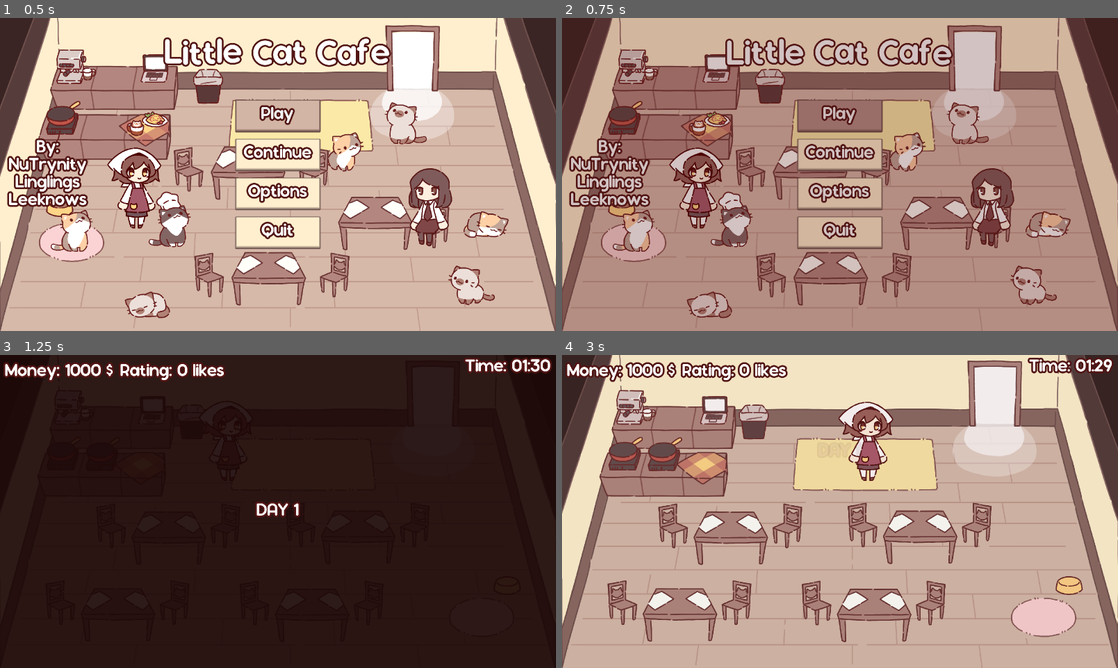
Above: before the commit, frames 1-4 (two rows, left to right).
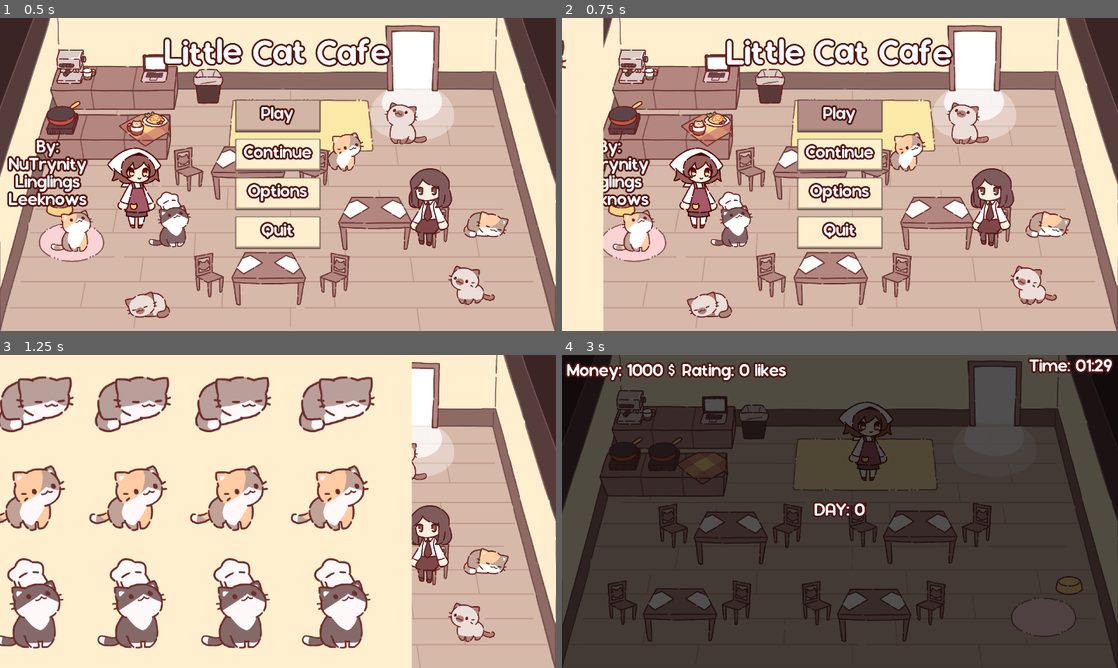
Above: after the commit, the same moments.

Repository: NuTrynity/Little-Cat-Cafe
Game: Godot game, scene res://Nodes/UI/main_menu.tscn
Two runs of this game, one before a commit and one after it. Both use one fixed random seed, a clock stepped at 60 frames per second and the inputs below.
Inputs (mouse positions are in pixels of both pictures, inside the frame that each line leads up to):
- Up to frame 1 (0.5 s): no input
- Up to frame 2 (0.75 s): click "Play" at 0.5 s
- Up to frame 3 (1.25 s): no input
- Up to frame 4 (3 s): click (840, 452) at 1.25 s, where only the run after the commit has a clickable "Play"; move the mouse to (962, 495) at 2.02 s; hold Right (move_right) 2.03-2.75 s; hold E (interact) 2.03-2.75 s; click (962, 495) at 2.17 s; drag from (728, 527) to (995, 426) at 2.77 s

Frame 1 is identical in both runs. In frame 2, 84% of the frame differs, in the area x 0-100%, y 0-100%; in frame 3, 100%; in frame 4, 98%.

Commit message:
added a new transition animation and readying the result screen update

Diff:
--- a/Nodes/UI/game_condition.tscn
+++ b/Nodes/UI/game_condition.tscn
@@ -1,16 +1,9 @@
-[gd_scene load_steps=12 format=3 uid="uid://j8ettgplafog"]
+[gd_scene load_steps=9 format=3 uid="uid://j8ettgplafog"]
 
 [ext_resource type="Theme" uid="uid://cre74qu5ppyhh" path="res://Assets/Theme/main_menu.tres" id="1_6njis"]
 [ext_resource type="Script" path="res://Scripts/UIScripts/game_condition.gd" id="1_earey"]
 [ext_resource type="Resource" uid="uid://d0ojrka58d027" path="res://CustomResources/GameManager.tres" id="3_38cef"]
 [ext_resource type="Resource" uid="uid://bgrjpjih4rwxy" path="res://CustomResources/PlayerMeal.tres" id="3_mtk45"]
-
-[sub_resource type="StyleBoxFlat" id="StyleBoxFlat_7jvi7"]
-content_margin_left = 0.0
-content_margin_top = 0.0
-content_margin_right = 0.0
-content_margin_bottom = 0.0
-bg_color = Color(0.392157, 1, 0.478431, 1)
 
 [sub_resource type="Animation" id="Animation_xderw"]
 resource_name = "Game_Over"
@@ -99,165 +92,6 @@
 "update": 1,
 "values": [8]
 }
-tracks/7/type = "value"
-tracks/7/imported = false
-tracks/7/enabled = true
-tracks/7/path = NodePath("Results:visible")
-tracks/7/interp = 1
-tracks/7/loop_wrap = true
-tracks/7/keys = {
-"times": PackedFloat32Array(0),
-"transitions": PackedFloat32Array(1),
-"update": 1,
-"values": [false]
-}
-
-[sub_resource type="Animation" id="Animation_2o6qx"]
-resource_name = "Game_Win"
-tracks/0/type = "value"
-tracks/0/imported = false
-tracks/0/enabled = true
-tracks/0/path = NodePath("Background:visible")
-tracks/0/interp = 1
-tracks/0/loop_wrap = true
-tracks/0/keys = {
-"times": PackedFloat32Array(0),
-"transitions": PackedFloat32Array(1),
-"update": 1,
-"values": [true]
-}
-tracks/1/type = "value"
-tracks/1/imported = false
-tracks/1/enabled = true
-tracks/1/path = NodePath("ConditionText:size")
-tracks/1/interp = 1
-tracks/1/loop_wrap = true
-tracks/1/keys = {
-"times": PackedFloat32Array(0),
-"transitions": PackedFloat32Array(1),
-"update": 0,
-"values": [Vector2(650, 132)]
-}
-tracks/2/type = "value"
-tracks/2/imported = false
-tracks/2/enabled = true
-tracks/2/path = NodePath("ConditionText:position")
-tracks/2/interp = 1
-tracks/2/loop_wrap = true
-tracks/2/keys = {
-"times": PackedFloat32Array(0),
-"transitions": PackedFloat32Array(1),
-"update": 0,
-"values": [Vector2(955, 218)]
-}
-tracks/3/type = "value"
-tracks/3/imported = false
-tracks/3/enabled = true
-tracks/3/path = NodePath("Results:visible")
-tracks/3/interp = 1
-tracks/3/loop_wrap = true
-tracks/3/keys = {
-"times": PackedFloat32Array(0),
-"transitions": PackedFloat32Array(1),
-"update": 1,
-"values": [true]
-}
-tracks/4/type = "value"
-tracks/4/imported = false
-tracks/4/enabled = true
-tracks/4/path = NodePath("Results:position")
-tracks/4/interp = 1
-tracks/4/loop_wrap = true
-tracks/4/keys = {
-"times": PackedFloat32Array(0),
-"transitions": PackedFloat32Array(1),
-"update": 0,
-"values": [Vector2(988.5, 482)]
-}
-tracks/5/type = "value"
-tracks/5/imported = false
-tracks/5/enabled = true
-tracks/5/path = NodePath("Results:size")
-tracks/5/interp = 1
-tracks/5/loop_wrap = true
-tracks/5/keys = {
-"times": PackedFloat32Array(0),
-"transitions": PackedFloat32Array(1),
-"update": 0,
-"values": [Vector2(583, 476)]
-}
-tracks/6/type = "value"
-tracks/6/imported = false
-tracks/6/enabled = true
-tracks/6/path = NodePath("Results/Label/RatingBar:theme_override_styles/fill:bg_color")
-tracks/6/interp = 2
-tracks/6/loop_wrap = true
-tracks/6/keys = {
-"times": PackedFloat32Array(0, 0.3, 1),
-"transitions": PackedFloat32Array(1, 1, 1),
-"update": 0,
-"values": [Color(0.392157, 1, 0.478431, 1), Color(1, 1, 1, 1), Color(0.392157, 1, 0.478431, 1)]
-}
-tracks/7/type = "value"
-tracks/7/imported = false
-tracks/7/enabled = true
-tracks/7/path = NodePath("Results/Label/RatingBar:theme_override_styles/fill:expand_margin_left")
-tracks/7/interp = 2
-tracks/7/loop_wrap = true
-tracks/7/keys = {
-"times": PackedFloat32Array(0, 0.3, 1),
-"transitions": PackedFloat32Array(1, 1, 1),
-"update": 0,
-"values": [0.0, 30.0, 0.0]
-}
-tracks/8/type = "value"
-tracks/8/imported = false
-tracks/8/enabled = true
-tracks/8/path = NodePath("Results/Label/RatingBar:theme_override_styles/fill:expand_margin_top")
-tracks/8/interp = 2
-tracks/8/loop_wrap = true
-tracks/8/keys = {
-"times": PackedFloat32Array(0, 0.3, 1),
-"transitions": PackedFloat32Array(1, 1, 1),
-"update": 0,
-"values": [0.0, 30.0, 0.0]
-}
-tracks/9/type = "value"
-tracks/9/imported = false
-tracks/9/enabled = true
-tracks/9/path = NodePath("Results/Label/RatingBar:theme_override_styles/fill:expand_margin_right")
-tracks/9/interp = 2
-tracks/9/loop_wrap = true
-tracks/9/keys = {
-"times": PackedFloat32Array(0, 0.3, 1),
-"transitions": PackedFloat32Array(1, 1, 1),
-"update": 0,
-"values": [0.0, 30.0, 0.0]
-}
-tracks/10/type = "value"
-tracks/10/imported = false
-tracks/10/enabled = true
-tracks/10/path = NodePath("Results/Label/RatingBar:theme_override_styles/fill:expand_margin_bottom")
-tracks/10/interp = 2
-tracks/10/loop_wrap = true
-tracks/10/keys = {
-"times": PackedFloat32Array(0, 0.3, 1),
-"transitions": PackedFloat32Array(1, 1, 1),
-"update": 0,
-"values": [0.0, 30.0, 0.0]
-}
-tracks/11/type = "value"
-tracks/11/imported = false
-tracks/11/enabled = true
-tracks/11/path = NodePath("DayLabel:visible")
-tracks/11/interp = 1
-tracks/11/loop_wrap = true
-tracks/11/keys = {
-"times": PackedFloat32Array(0),
-"transitions": PackedFloat32Array(1),
-"update": 1,
-"values": [false]
-}
 
 [sub_resource type="Animation" id="Animation_i4dsi"]
 length = 0.001
@@ -312,7 +146,7 @@
 tracks/4/type = "value"
 tracks/4/imported = false
 tracks/4/enabled = true
-tracks/4/path = NodePath("Results:visible")
+tracks/4/path = NodePath("Background:visible")
 tracks/4/interp = 1
 tracks/4/loop_wrap = true
 tracks/4/keys = {
@@ -324,7 +158,7 @@
 tracks/5/type = "value"
 tracks/5/imported = false
 tracks/5/enabled = true
-tracks/5/path = NodePath("Background:visible")
+tracks/5/path = NodePath("ConditionText:visible")
 tracks/5/interp = 1
 tracks/5/loop_wrap = true
 tracks/5/keys = {
@@ -332,201 +166,6 @@
 "transitions": PackedFloat32Array(1),
 "update": 1,
 "values": [false]
-}
-tracks/6/type = "value"
-tracks/6/imported = false
-tracks/6/enabled = true
-tracks/6/path = NodePath("ConditionText:visible")
-tracks/6/interp = 1
-tracks/6/loop_wrap = true
-tracks/6/keys = {
-"times": PackedFloat32Array(0),
-"transitions": PackedFloat32Array(1),
-"update": 1,
-"values": [false]
-}
-tracks/7/type = "value"
-tracks/7/imported = false
-tracks/7/enabled = true
-tracks/7/path = NodePath("ConditionText:anchors_preset")
-tracks/7/interp = 1
-tracks/7/loop_wrap = true
-tracks/7/keys = {
-"times": PackedFloat32Array(0),
-"transitions": PackedFloat32Array(1),
-"update": 1,
-"values": [8]
-}
-tracks/8/type = "value"
-tracks/8/imported = false
-tracks/8/enabled = true
-tracks/8/path = NodePath("ConditionText:modulate")
-tracks/8/interp = 1
-tracks/8/loop_wrap = true
-tracks/8/keys = {
-"times": PackedFloat32Array(0),
-"transitions": PackedFloat32Array(1),
-"update": 0,
-"values": [Color(1, 1, 1, 1)]
-}
-tracks/9/type = "value"
-tracks/9/imported = false
-tracks/9/enabled = true
-tracks/9/path = NodePath("ConditionText:scale")
-tracks/9/interp = 1
-tracks/9/loop_wrap = true
-tracks/9/keys = {
-"times": PackedFloat32Array(0),
-"transitions": PackedFloat32Array(1),
-"update": 0,
-"values": [Vector2(1, 1)]
-}
-tracks/10/type = "value"
-tracks/10/imported = false
-tracks/10/enabled = true
-tracks/10/path = NodePath("Results/Label/RatingBar:theme_override_styles/fill:bg_color")
-tracks/10/interp = 1
-tracks/10/loop_wrap = true
-tracks/10/keys = {
-"times": PackedFloat32Array(0),
-"transitions": PackedFloat32Array(1),
-"update": 0,
-"values": [Color(0.392157, 1, 0.478431, 1)]
-}
-tracks/11/type = "value"
-tracks/11/imported = false
-tracks/11/enabled = true
-tracks/11/path = NodePath("Results/Label/RatingBar:theme_override_styles/fill:expand_margin_left")
-tracks/11/interp = 1
-tracks/11/loop_wrap = true
-tracks/11/keys = {
-"times": PackedFloat32Array(0),
-"transitions": PackedFloat32Array(1),
-"update": 0,
-"values": [0.0]
-}
-tracks/12/type = "value"
-tracks/12/imported = false
-tracks/12/enabled = true
-tracks/12/path = NodePath("Results/Label/RatingBar:theme_override_styles/fill:expand_margin_top")
-tracks/12/interp = 1
-tracks/12/loop_wrap = true
-tracks/12/keys = {
-"times": PackedFloat32Array(0),
-"transitions": PackedFloat32Array(1),
-"update": 0,
-"values": [0.0]
-}
-tracks/13/type = "value"
-tracks/13/imported = false
-tracks/13/enabled = true
-tracks/13/path = NodePath("Results/Label/RatingBar:theme_override_styles/fill:expand_margin_right")
-tracks/13/interp = 1
-tracks/13/loop_wrap = true
-tracks/13/keys = {
-"times": PackedFloat32Array(0),
-"transitions": PackedFloat32Array(1),
-"update": 0,
-"values": [0.0]
-}
-tracks/14/type = "value"
-tracks/14/imported = false
-tracks/14/enabled = true
-tracks/14/path = NodePath("Results/Label/RatingBar:theme_override_styles/fill:expand_margin_bottom")
-tracks/14/interp = 1
-tracks/14/loop_wrap = true
-tracks/14/keys = {
-"times": PackedFloat32Array(0),
-"transitions": PackedFloat32Array(1),
-"update": 0,
-"values": [0.0]
-}
-tracks/15/type = "value"
-tracks/15/imported = false
-tracks/15/enabled = true
-tracks/15/path = NodePath("Results:anchors_preset")
-tracks/15/interp = 1
-tracks/15/loop_wrap = true
-tracks/15/keys = {
-"times": PackedFloat32Array(0),
-"transitions": PackedFloat32Array(1),
-"update": 1,
-"values": [8]
-}
-
-[sub_resource type="Animation" id="Animation_xx25v"]
-resource_name = "Results"
-tracks/0/type = "value"
-tracks/0/imported = false
-tracks/0/enabled = true
-tracks/0/path = NodePath("Background:modulate")
-tracks/0/interp = 1
-tracks/0/loop_wrap = true
-tracks/0/keys = {
-"times": PackedFloat32Array(0),
-"transitions": PackedFloat32Array(1),
-"update": 0,
-"values": [Color(1, 1, 1, 1)]
-}
-tracks/1/type = "value"
-tracks/1/imported = false
-tracks/1/enabled = true
-tracks/1/path = NodePath("ConditionText:position")
-tracks/1/interp = 2
-tracks/1/loop_wrap = true
-tracks/1/keys = {
-"times": PackedFloat32Array(0, 1),
-"transitions": PackedFloat32Array(1, 1),
-"update": 0,
-"values": [Vector2(955, 654), Vector2(955, 218)]
-}
-tracks/2/type = "value"
-tracks/2/imported = false
-tracks/2/enabled = true
-tracks/2/path = NodePath("Results:modulate")
-tracks/2/interp = 2
-tracks/2/loop_wrap = true
-tracks/2/keys = {
-"times": PackedFloat32Array(0.3, 1),
-"transitions": PackedFloat32Array(1, 1),
-"update": 0,
-"values": [Color(1, 1, 1, 0), Color(1, 1, 1, 1)]
-}
-tracks/3/type = "value"
-tracks/3/imported = false
-tracks/3/enabled = true
-tracks/3/path = NodePath(".:visible")
-tracks/3/interp = 1
-tracks/3/loop_wrap = true
-tracks/3/keys = {
-"times": PackedFloat32Array(0),
-"transitions": PackedFloat32Array(1),
-"update": 1,
-"values": [true]
-}
-tracks/4/type = "value"
-tracks/4/imported = false
-tracks/4/enabled = true
-tracks/4/path = NodePath("DayLabel:visible")
-tracks/4/interp = 1
-tracks/4/loop_wrap = true
-tracks/4/keys = {
-"times": PackedFloat32Array(0),
-"transitions": PackedFloat32Array(1),
-"update": 1,
-"values": [false]
-}
-tracks/5/type = "value"
-tracks/5/imported = false
-tracks/5/enabled = true
-tracks/5/path = NodePath("Results:visible")
-tracks/5/interp = 1
-tracks/5/loop_wrap = true
-tracks/5/keys = {
-"times": PackedFloat32Array(0, 0.3),
-"transitions": PackedFloat32Array(1, 1),
-"update": 1,
-"values": [false, true]
 }
 tracks/6/type = "value"
 tracks/6/imported = false
@@ -543,50 +182,26 @@
 tracks/7/type = "value"
 tracks/7/imported = false
 tracks/7/enabled = true
-tracks/7/path = NodePath("ConditionText:visible")
+tracks/7/path = NodePath("ConditionText:modulate")
 tracks/7/interp = 1
 tracks/7/loop_wrap = true
 tracks/7/keys = {
 "times": PackedFloat32Array(0),
 "transitions": PackedFloat32Array(1),
-"update": 1,
-"values": [true]
+"update": 0,
+"values": [Color(1, 1, 1, 1)]
 }
 tracks/8/type = "value"
 tracks/8/imported = false
 tracks/8/enabled = true
-tracks/8/path = NodePath("ConditionText:modulate")
+tracks/8/path = NodePath("ConditionText:scale")
 tracks/8/interp = 1
 tracks/8/loop_wrap = true
 tracks/8/keys = {
 "times": PackedFloat32Array(0),
 "transitions": PackedFloat32Array(1),
 "update": 0,
-"values": [Color(1, 1, 1, 1)]
-}
-tracks/9/type = "value"
-tracks/9/imported = false
-tracks/9/enabled = true
-tracks/9/path = NodePath("ConditionText:scale")
-tracks/9/interp = 1
-tracks/9/loop_wrap = true
-tracks/9/keys = {
-"times": PackedFloat32Array(0),
-"transitions": PackedFloat32Array(1),
-"update": 0,
 "values": [Vector2(1, 1)]
-}
-tracks/10/type = "value"
-tracks/10/imported = false
-tracks/10/enabled = true
-tracks/10/path = NodePath("Results:anchors_preset")
-tracks/10/interp = 1
-tracks/10/loop_wrap = true
-tracks/10/keys = {
-"times": PackedFloat32Array(0),
-"transitions": PackedFloat32Array(1),
-"update": 1,
-"values": [8]
 }
 
 [sub_resource type="Animation" id="Animation_jp4j4"]
@@ -631,7 +246,7 @@
 tracks/3/type = "value"
 tracks/3/imported = false
 tracks/3/enabled = true
-tracks/3/path = NodePath("Results:visible")
+tracks/3/path = NodePath("ConditionText:visible")
 tracks/3/interp = 1
 tracks/3/loop_wrap = true
 tracks/3/keys = {
@@ -643,34 +258,22 @@
 tracks/4/type = "value"
 tracks/4/imported = false
 tracks/4/enabled = true
-tracks/4/path = NodePath("ConditionText:visible")
+tracks/4/path = NodePath("DayLabel:visible")
 tracks/4/interp = 1
 tracks/4/loop_wrap = true
 tracks/4/keys = {
-"times": PackedFloat32Array(0),
-"transitions": PackedFloat32Array(1),
-"update": 1,
-"values": [false]
+"times": PackedFloat32Array(0, 2),
+"transitions": PackedFloat32Array(1, 1),
+"update": 1,
+"values": [true, false]
 }
 tracks/5/type = "value"
 tracks/5/imported = false
 tracks/5/enabled = true
-tracks/5/path = NodePath("DayLabel:visible")
+tracks/5/path = NodePath("Background:visible")
 tracks/5/interp = 1
 tracks/5/loop_wrap = true
 tracks/5/keys = {
-"times": PackedFloat32Array(0, 2),
-"transitions": PackedFloat32Array(1, 1),
-"update": 1,
-"values": [true, false]
-}
-tracks/6/type = "value"
-tracks/6/imported = false
-tracks/6/enabled = true
-tracks/6/path = NodePath("Background:visible")
-tracks/6/interp = 1
-tracks/6/loop_wrap = true
-tracks/6/keys = {
 "times": PackedFloat32Array(0),
 "transitions": PackedFloat32Array(1),
 "update": 1,
@@ -680,9 +283,7 @@
 [sub_resource type="AnimationLibrary" id="AnimationLibrary_edh6i"]
 _data = {
 "Game_Over": SubResource("Animation_xderw"),
-"Game_Win": SubResource("Animation_2o6qx"),
 "RESET": SubResource("Animation_i4dsi"),
-"Results": SubResource("Animation_xx25v"),
 "day_counter": SubResource("Animation_jp4j4")
 }
 
@@ -720,9 +321,9 @@
 anchor_right = 0.5
 anchor_bottom = 0.5
 offset_left = -325.0
-offset_top = -66.0001
+offset_top = -66.0
 offset_right = 325.0
-offset_bottom = 66.0001
+offset_bottom = 66.0
 grow_horizontal = 2
 grow_vertical = 2
 pivot_offset = Vector2(332, 66)
@@ -750,67 +351,7 @@
 horizontal_alignment = 1
 vertical_alignment = 1
 
-[node name="Results" type="VBoxContainer" parent="."]
-visible = false
-layout_mode = 1
-anchors_preset = 8
-anchor_left = 0.5
-anchor_top = 0.5
-anchor_right = 0.5
-anchor_bottom = 0.5
-offset_left = -291.5
-offset_top = -238.0
-offset_right = 291.5
-offset_bottom = 238.0
-grow_horizontal = 2
-grow_vertical = 2
-theme_override_constants/separation = 94
-
-[node name="Money" type="HBoxContainer" parent="Results"]
-layout_mode = 2
-theme_override_constants/separation = 128
-
-[node name="Label" type="HBoxContainer" parent="Results/Money"]
-layout_mode = 2
-size_flags_horizontal = 3
-
-[node name="Cash" type="Label" parent="Results/Money/Label"]
-layout_mode = 2
-text = "Money"
-horizontal_alignment = 1
-vertical_alignment = 1
-
-[node name="Amt" type="HBoxContainer" parent="Results/Money"]
-layout_mode = 2
-
-[node name="Result" type="Label" parent="Results/Money/Amt"]
-layout_mode = 2
-text = "0000"
-
-[node name="Label" type="VBoxContainer" parent="Results"]
-layout_mode = 2
-size_flags_horizontal = 3
-size_flags_vertical = 3
-
-[node name="Rating" type="Label" parent="Results/Label"]
-layout_mode = 2
-text = "Ratings"
-vertical_alignment = 1
-
-[node name="RatingBar" type="ProgressBar" parent="Results/Label"]
-layout_mode = 2
-theme_override_colors/font_outline_color = Color(0.317647, 0.0784314, 0.0745098, 1)
-theme_override_constants/outline_size = 32
-theme_override_styles/fill = SubResource("StyleBoxFlat_7jvi7")
-value = 100.0
-
-[node name="NextDay" type="Button" parent="Results"]
-layout_mode = 2
-text = "Go To Next Day"
-
 [node name="AnimationPlayer" type="AnimationPlayer" parent="."]
 libraries = {
 "": SubResource("AnimationLibrary_edh6i")
 }
-
-[connection signal="pressed" from="Results/NextDay" to="." method="_on_next_day_pressed"]
--- a/Nodes/UI/scene_changer.tscn
+++ b/Nodes/UI/scene_changer.tscn
@@ -1,6 +1,7 @@
-[gd_scene load_steps=5 format=3 uid="uid://dn3fvhtc8samh"]
+[gd_scene load_steps=7 format=3 uid="uid://dn3fvhtc8samh"]
 
 [ext_resource type="Script" path="res://Scripts/UIScripts/scene_changer.gd" id="1_0kng0"]
+[ext_resource type="Texture2D" uid="uid://bvheucgrwgje5" path="res://Sprites/transition_images/experimental_transition.png" id="2_l3gmt"]
 
 [sub_resource type="Animation" id="Animation_hqbcy"]
 resource_name = "RESET"
@@ -15,6 +16,54 @@
 "transitions": PackedFloat32Array(1),
 "update": 0,
 "values": [Color(0.317647, 0.0784314, 0.0745098, 0)]
+}
+tracks/1/type = "value"
+tracks/1/imported = false
+tracks/1/enabled = true
+tracks/1/path = NodePath("TextureRect:anchors_preset")
+tracks/1/interp = 1
+tracks/1/loop_wrap = true
+tracks/1/keys = {
+"times": PackedFloat32Array(0),
+"transitions": PackedFloat32Array(1),
+"update": 1,
+"values": [15]
+}
+tracks/2/type = "value"
+tracks/2/imported = false
+tracks/2/enabled = true
+tracks/2/path = NodePath("TextureRect:size")
+tracks/2/interp = 1
+tracks/2/loop_wrap = true
+tracks/2/keys = {
+"times": PackedFloat32Array(0),
+"transitions": PackedFloat32Array(1),
+"update": 0,
+"values": [Vector2(2560, 1440)]
+}
+tracks/3/type = "value"
+tracks/3/imported = false
+tracks/3/enabled = true
+tracks/3/path = NodePath("TextureRect:position")
+tracks/3/interp = 1
+tracks/3/loop_wrap = true
+tracks/3/keys = {
+"times": PackedFloat32Array(0),
+"transitions": PackedFloat32Array(1),
+"update": 0,
+"values": [Vector2(-2560, 0)]
+}
+tracks/4/type = "value"
+tracks/4/imported = false
+tracks/4/enabled = true
+tracks/4/path = NodePath("TextureRect:visible")
+tracks/4/interp = 1
+tracks/4/loop_wrap = true
+tracks/4/keys = {
+"times": PackedFloat32Array(0),
+"transitions": PackedFloat32Array(1),
+"update": 1,
+"values": [false]
 }
 
 [sub_resource type="Animation" id="Animation_wycht"]
@@ -33,13 +82,66 @@
 "values": [Color(0.317647, 0.0784314, 0.0745098, 0), Color(0.317647, 0.0784314, 0.0745098, 1)]
 }
 
+[sub_resource type="Animation" id="Animation_qqooj"]
+resource_name = "slide_left"
+tracks/0/type = "value"
+tracks/0/imported = false
+tracks/0/enabled = true
+tracks/0/path = NodePath("TextureRect:anchors_preset")
+tracks/0/interp = 1
+tracks/0/loop_wrap = true
+tracks/0/keys = {
+"times": PackedFloat32Array(0),
+"transitions": PackedFloat32Array(1),
+"update": 1,
+"values": [15]
+}
+tracks/1/type = "value"
+tracks/1/imported = false
+tracks/1/enabled = true
+tracks/1/path = NodePath("TextureRect:size")
+tracks/1/interp = 1
+tracks/1/loop_wrap = true
+tracks/1/keys = {
+"times": PackedFloat32Array(0),
+"transitions": PackedFloat32Array(1),
+"update": 0,
+"values": [Vector2(2560, 1440)]
+}
+tracks/2/type = "value"
+tracks/2/imported = false
+tracks/2/enabled = true
+tracks/2/path = NodePath("TextureRect:position")
+tracks/2/interp = 2
+tracks/2/loop_wrap = true
+tracks/2/keys = {
+"times": PackedFloat32Array(0, 1),
+"transitions": PackedFloat32Array(1, 1),
+"update": 0,
+"values": [Vector2(-2560, 0), Vector2(0, 0)]
+}
+tracks/3/type = "value"
+tracks/3/imported = false
+tracks/3/enabled = true
+tracks/3/path = NodePath("TextureRect:visible")
+tracks/3/interp = 1
+tracks/3/loop_wrap = true
+tracks/3/keys = {
+"times": PackedFloat32Array(0),
+"transitions": PackedFloat32Array(1),
+"update": 1,
+"values": [true]
+}
+
 [sub_resource type="AnimationLibrary" id="AnimationLibrary_78dot"]
 _data = {
 "RESET": SubResource("Animation_hqbcy"),
-"dissolve": SubResource("Animation_wycht")
+"dissolve": SubResource("Animation_wycht"),
+"slide_left": SubResource("Animation_qqooj")
 }
 
 [node name="SceneChanger" type="CanvasLayer"]
+layer = 99
 script = ExtResource("1_0kng0")
 
 [node name="BG" type="ColorRect" parent="."]
@@ -51,6 +153,18 @@
 grow_vertical = 2
 mouse_filter = 2
 
+[node name="TextureRect" type="TextureRect" parent="."]
+visible = false
+anchors_preset = 15
+anchor_right = 1.0
+anchor_bottom = 1.0
+offset_left = -2560.0
+offset_bottom = 1440.0
+grow_horizontal = 2
+grow_vertical = 2
+size_flags_horizontal = 4
+texture = ExtResource("2_l3gmt")
+
 [node name="Animations" type="AnimationPlayer" parent="."]
 libraries = {
 "": SubResource("AnimationLibrary_78dot")
--- a/Scripts/UIScripts/game_condition.gd
+++ b/Scripts/UIScripts/game_condition.gd
@@ -5,11 +5,6 @@
 @export var qouta : float
 
 @onready var animation = $AnimationPlayer
-@onready var money_label = $Results/Money/Amt/Result
-@onready var ratings = $Results/Label/RatingBar
-@onready var day_label = $DayLabel
-@onready var timer = Timer.new()
-@onready var qouta_timer = Timer.new()
 
 var click = load("res://Assets/SFX/click_sfx.ogg")
 var victory_sfx = load("res://Assets/Music/Good Job!.wav")
@@ -18,62 +13,21 @@
 
 func _ready():
 	game_manager.day_end.connect(_end_day)
-	ratings.max_value = qouta
-	current_qouta = GlobalScript.rating #set to current rating
 
-	setup_timer()
 	next_day()
-
-func _process(_delta):
-	money_label.text = "$ " + str(GlobalScript.cash_on_hand)
-	ratings.value = current_qouta
-	day_label.text = "DAY " + str(GlobalScript.days)
-
-func setup_timer():
-	add_child(timer)
-	timer.one_shot = true
-	timer.wait_time = 3
-	timer.connect("timeout", day_finished)
-
-	add_child(qouta_timer)
-	qouta_timer.one_shot = false
-	qouta_timer.wait_time = 0.1
-	qouta_timer.connect("timeout", increase_qouta)
-
-func increase_qouta():
-	if current_qouta <= GlobalScript.rating:
-		current_qouta += 100
-
-		if current_qouta >= qouta:
-			animation.play("Game_Win")
-			game_finished = true
-	else:
-		qouta_timer.stop()
 
 func next_day():
 	animation.play("day_counter")
 	await animation.animation_finished
 	hide()
 
-func day_finished():
-	animation.play("Results")
-
-	await animation.animation_finished
-	qouta_timer.start()
-
 func _end_day():
-	timer.start()
 	show()
 	get_tree().paused = true
 	animation.play("Game_Over")
-	AudioManager.play_sound(victory_sfx)
 	game_manager._reset()
 	resources.carry_amt = 0
-
-func _on_next_day_pressed():
-	if game_finished == true:
-		pass #put another result screen here
-	else:
-		get_tree().change_scene_to_file("res://scene_0.tscn")
-		AudioManager.play_sound(click)
-		GlobalScript.days += 1
+	AudioManager.play_sound(victory_sfx)
+	await get_tree().create_timer(5).timeout
+	get_tree().reload_current_scene()
+	#TODO: SceneChanger.change_scene(result_screen)
--- a/Scripts/UIScripts/main_menu.gd
+++ b/Scripts/UIScripts/main_menu.gd
@@ -17,7 +17,7 @@
 	$CenterContainer/Buttons.show()
 
 func _on_play_pressed():
-	SceneChanger.change_scene("res://scene_0.tscn")
+	SceneChanger.change_scene("res://scene_0.tscn", "slide_left")
 	AudioManager.play_sound(click)
 
 func _on_options_pressed():
@@ -48,5 +48,5 @@
 	there is a save
 	'''
 	save_loader.load_game()
-	SceneChanger.change_scene("res://scene_0.tscn")
+	SceneChanger.change_scene("res://scene_0.tscn", "slide_left")
 	AudioManager.play_sound(click)
--- a/Scripts/UIScripts/scene_changer.gd
+++ b/Scripts/UIScripts/scene_changer.gd
@@ -1,9 +1,10 @@
 extends CanvasLayer
 
 @onready var animations = $Animations
+@onready var screenshot = $Screenshot
 
-func change_scene(target : String) -> void:
-	animations.play("dissolve")
+func change_scene(target : String, animation : String) -> void:
+	animations.play(animation)
 	await animations.animation_finished
 	get_tree().change_scene_to_file(target)
-	animations.play_backwards("dissolve")
+	animations.play_backwards(animation)
Binary file added: Sprites/transition_images/experimental_transition.png
Not shown, added: Sprites/transition_images/experimental_transition.png.import
